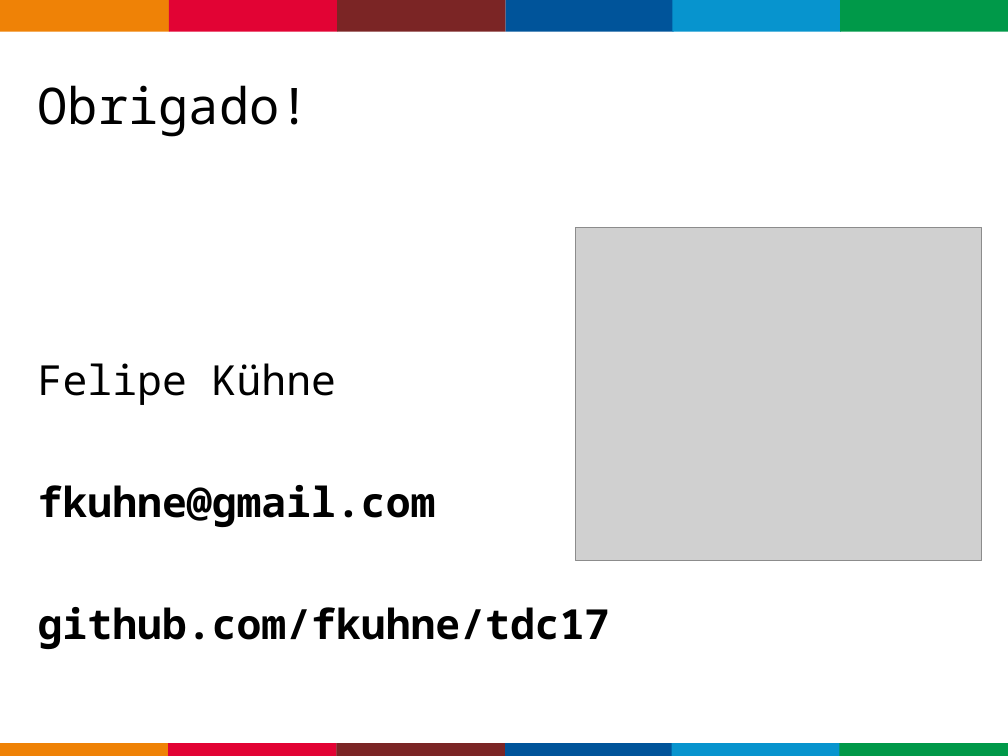
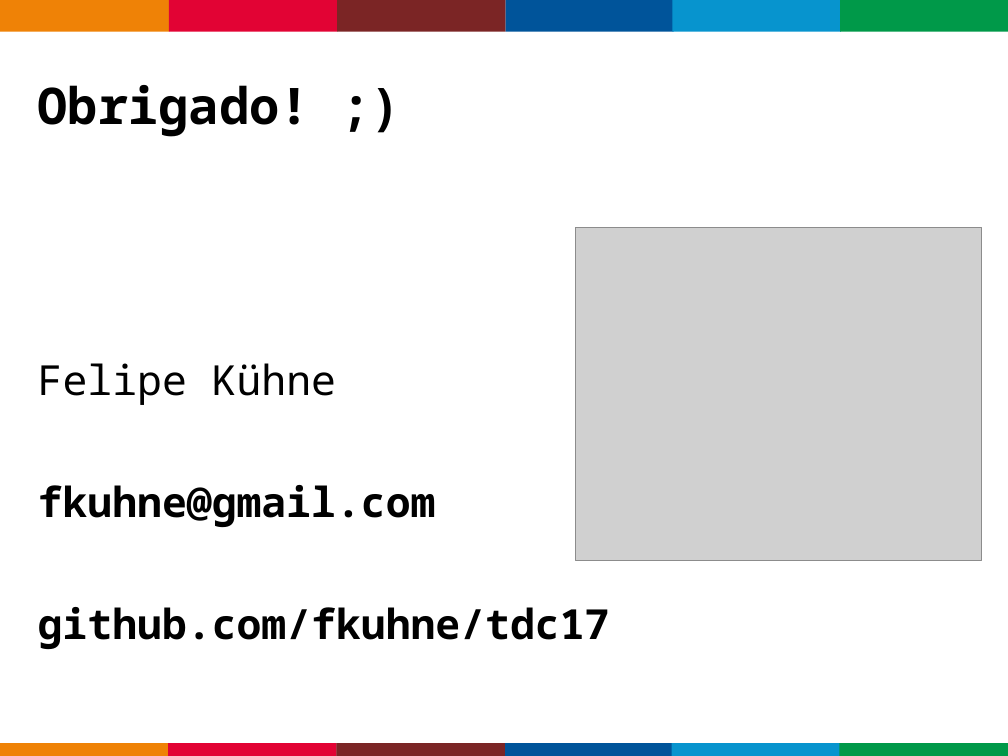
Before and after one commit to fkuhne/tdc17, a slide deck: slide 18 of slides/slides-TDC2017.ppt. Drawn at 1008x756 pixels with LibreOffice and Linux fonts; fonts in the diff are those of the drawing; grey boxes stand for pictures; background and template pictures are left out. Boxes give left, top, right and bottom in pixels: in the first picture for what was removed or moved away, otherwise in the second. Text is boxed around its words. In the diff, an @@ line names an element or a change of style, - is before the commit and + after.

```diff
--- a/slides/slides-TDC2017.ppt
+++ b/slides/slides-TDC2017.ppt
@@ title at (x1=38, y1=85, x2=310, y2=137): text changed; bold on @@
-Obrigado!
+Obrigado! ;)
```
Also in this commit, not shown: 2 other slides changed, 2 other files.
